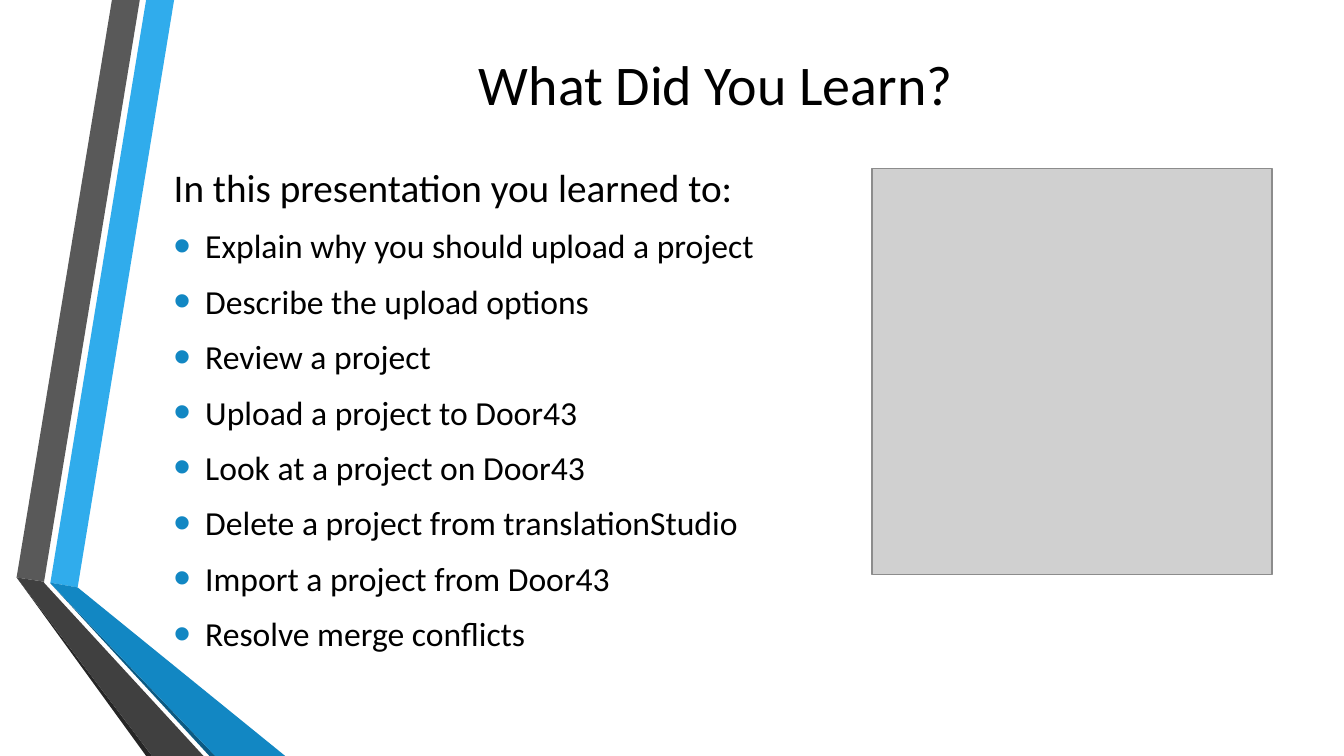
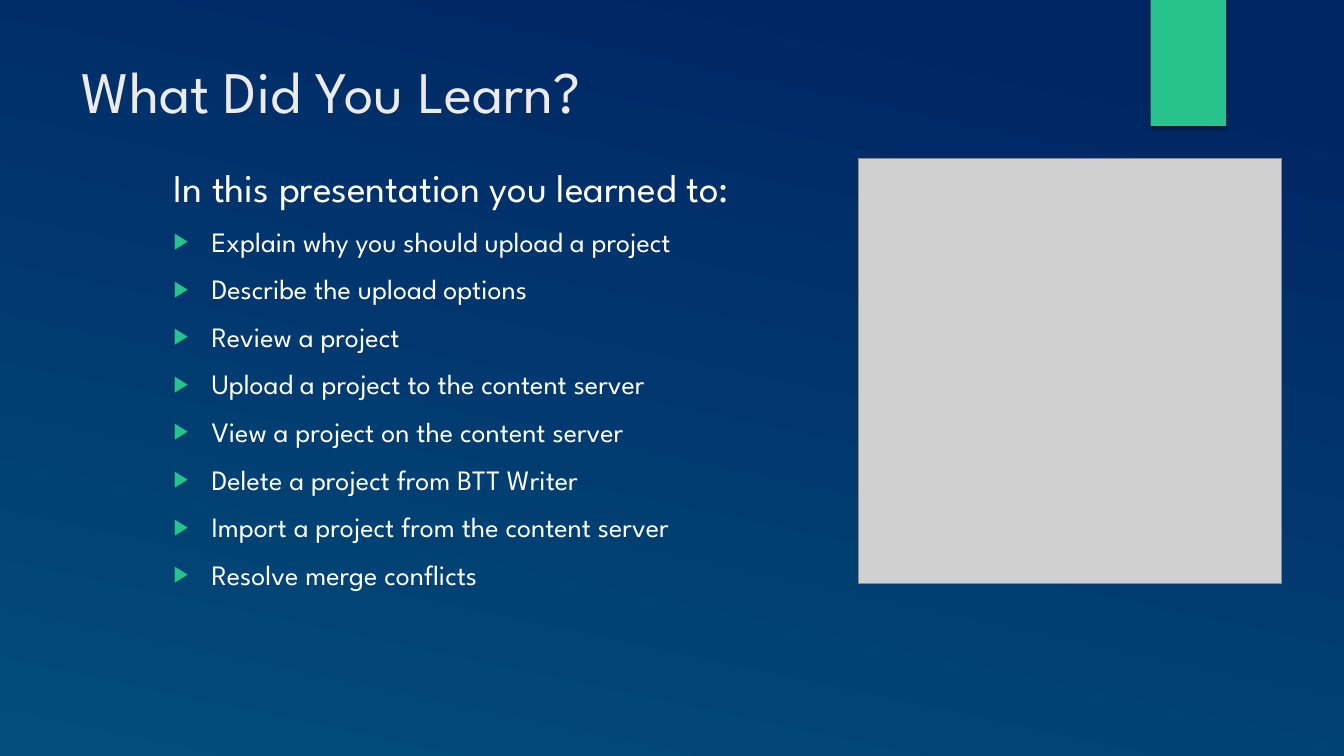
Before and after one commit to mondele/btt-writer-docs, a slide deck: slide 25 of docs/DUpload.pptx (slide 24 before the commit). Drawn at 1344x756 pixels with LibreOffice and Linux fonts; fonts in the diff are those of the drawing; grey boxes stand for pictures; background and template pictures are left out. Boxes give left, top, right and bottom in pixels: in the first picture for what was removed or moved away, otherwise in the second. Text is boxed around its words. In the diff, an @@ line names an element or a change of style, - is before the commit and + after.

```diff
--- a/docs/DUpload.pptx
+++ b/docs/DUpload.pptx
@@ background picture (left out) to gradient #002664 to #024E7B @@
@@ rectangle added at (1150,0,1226,126), fill #28C28C @@
@@ title "What Did You Learn?": place and size @@
-title "What Did You Learn?" at (479,66,952,106)
+title "What Did You Learn?" at (81,72,581,114)
@@ title "What Did You Learn?" at (81,72,581,114): size 40 to 42 pt, font Calibri to League Spartan, text colour #000000 to #EBEBEB; alignment centre to left; vertical alignment middle to top @@
@@ text at (174,175,729,591): font Calibri to League Spartan, text colour #000000 to #FFFFFF in "In this presentation you learned to:", "Explain why you should upload a project", "Describe the upload options", "Review a project" and 1 more places; size 24 to 20 pt in "Explain why you should upload a project", "Describe the upload options", "Review a project", "Resolve merge conflicts"; less space between paragraphs; bullet • to ▶; bullet colour #1287C3 to #28C28C @@
@@ picture: place and size @@
-picture at (872,168,1272,575)
+picture at (859,158,1282,584)
@@ text at (212,374,669,543): text changed; size 24 to 20 pt; font Calibri to League Spartan; text colour #000000 to #FFFFFF @@
-• Upload a project to Door43
-• Look at a project on Door43
-• Delete a project from translationStudio
-• Import a project from Door43
+▶ Upload a project to the content server
+▶ View a project on the content server
+▶ Delete a project from BTT Writer
+▶ Import a project from the content server
@@ group removed at (16,0,285,756): 6 freeform shapes @@
```
Also in this commit, not shown: 23 other slides changed, 1 slide added, 13 other files.
